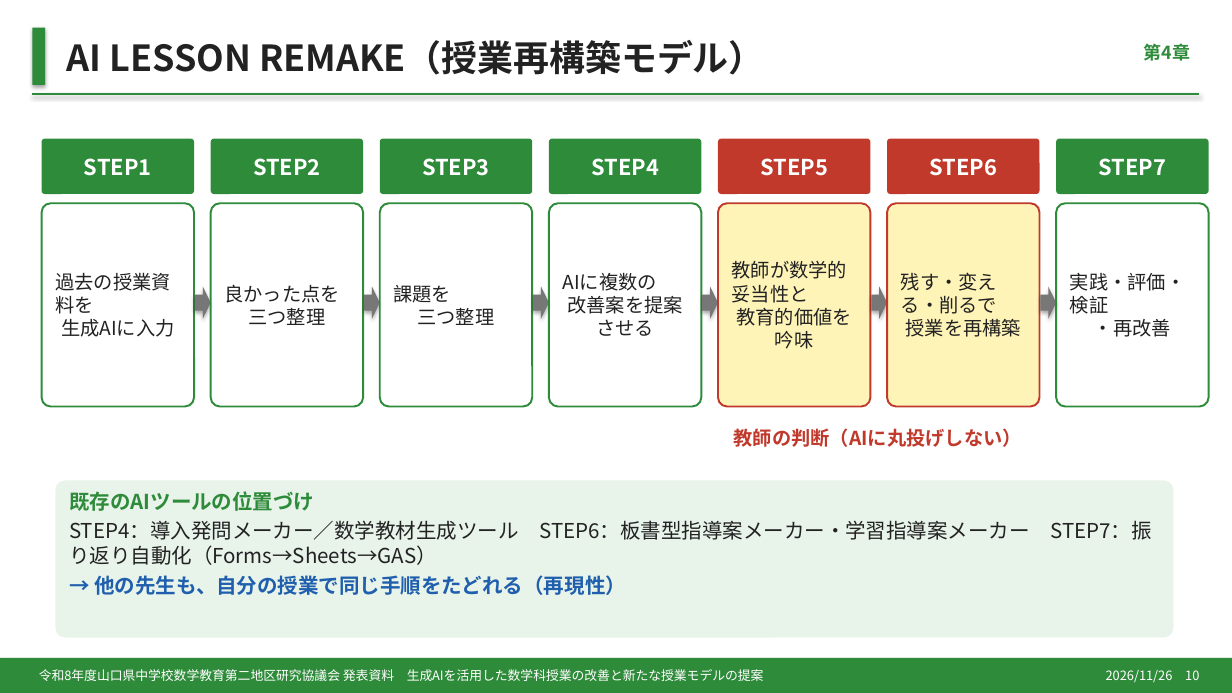
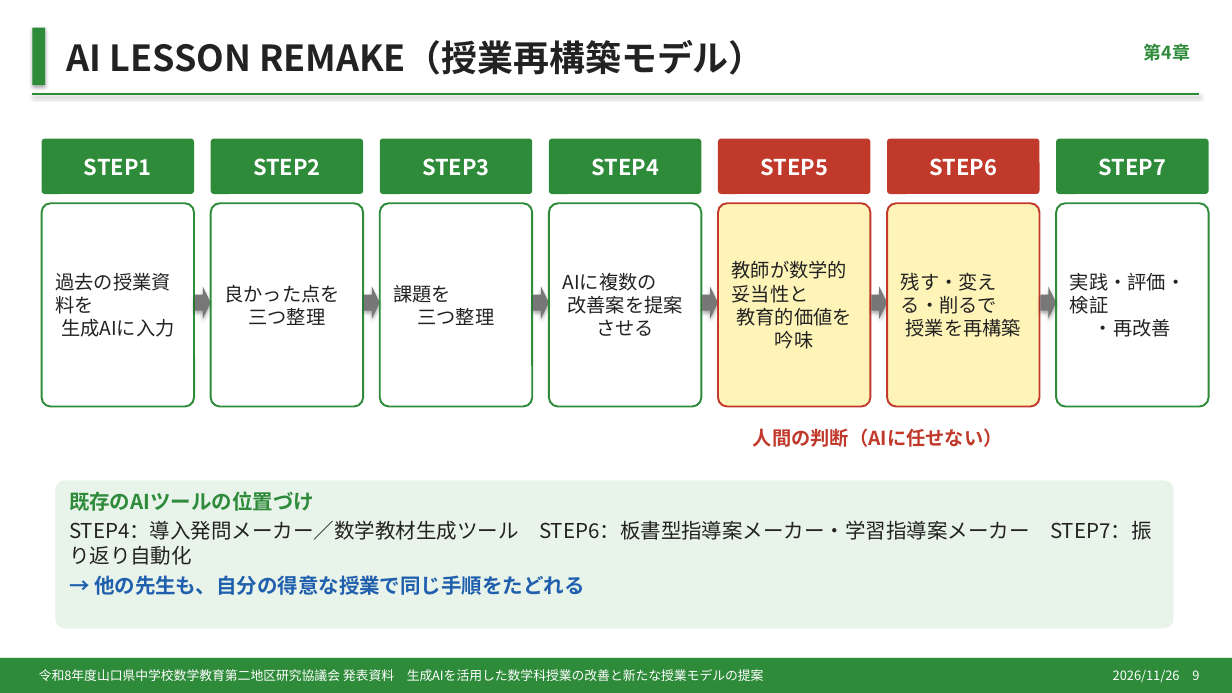
Before and after one commit to margiela14th-sudo/my-ai-project, a slide deck: slide 9 of 07_完成資料/県大会発表_生成AI授業再構築.pptx (slide 10 before the commit). Drawn at 1232x693 pixels with LibreOffice and Linux fonts; fonts in the diff are those of the drawing. Boxes give left, top, right and bottom in pixels: in the first picture for what was removed or moved away, otherwise in the second. Text is boxed around its words. In the diff, an @@ line names an element or a change of style, - is before the commit and + after.

```diff
--- a/07_完成資料/県大会発表_生成AI授業再構築.pptx
+++ b/07_完成資料/県大会発表_生成AI授業再構築.pptx
@@ text at [753,428,1003,447]: text changed @@
-教師の判断（AIに丸投げしない）
+人間の判断（AIに任せない）
@@ rounded rectangle "既存のAIツールの位置づけ": place and size @@
-rounded rectangle "既存のAIツールの位置づけ" at [55,481,1174,638]
+rounded rectangle "既存のAIツールの位置づけ" at [55,481,1174,628]
@@ text in rounded rectangle at [69,520,1151,595]: text changed @@
-STEP4：導入発問メーカー／数学教材生成ツール STEP6：板書型指導案メーカー・学習指導案メーカー STEP7：振り返り自動化（Forms→Sheets→GAS）
-→ 他の先生も、自分の授業で同じ手順をたどれる（再現性）
+STEP4：導入発問メーカー／数学教材生成ツール STEP6：板書型指導案メーカー・学習指導案メーカー STEP7：振り返り自動化
+→ 他の先生も、自分の得意な授業で同じ手順をたどれる
@@ text at [1113,670,1199,683]: text changed @@
-2026/11/26 10
+2026/11/26 9
```
Also in this commit, not shown: 14 other slides changed, 2 slides added, 2 slides removed, 8 other files.
